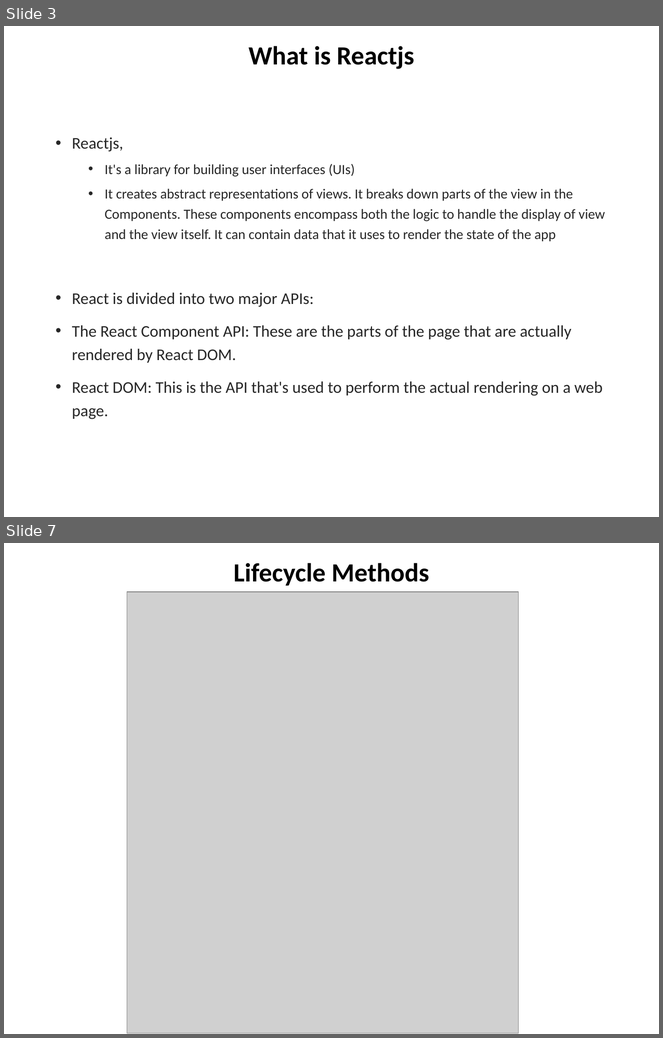
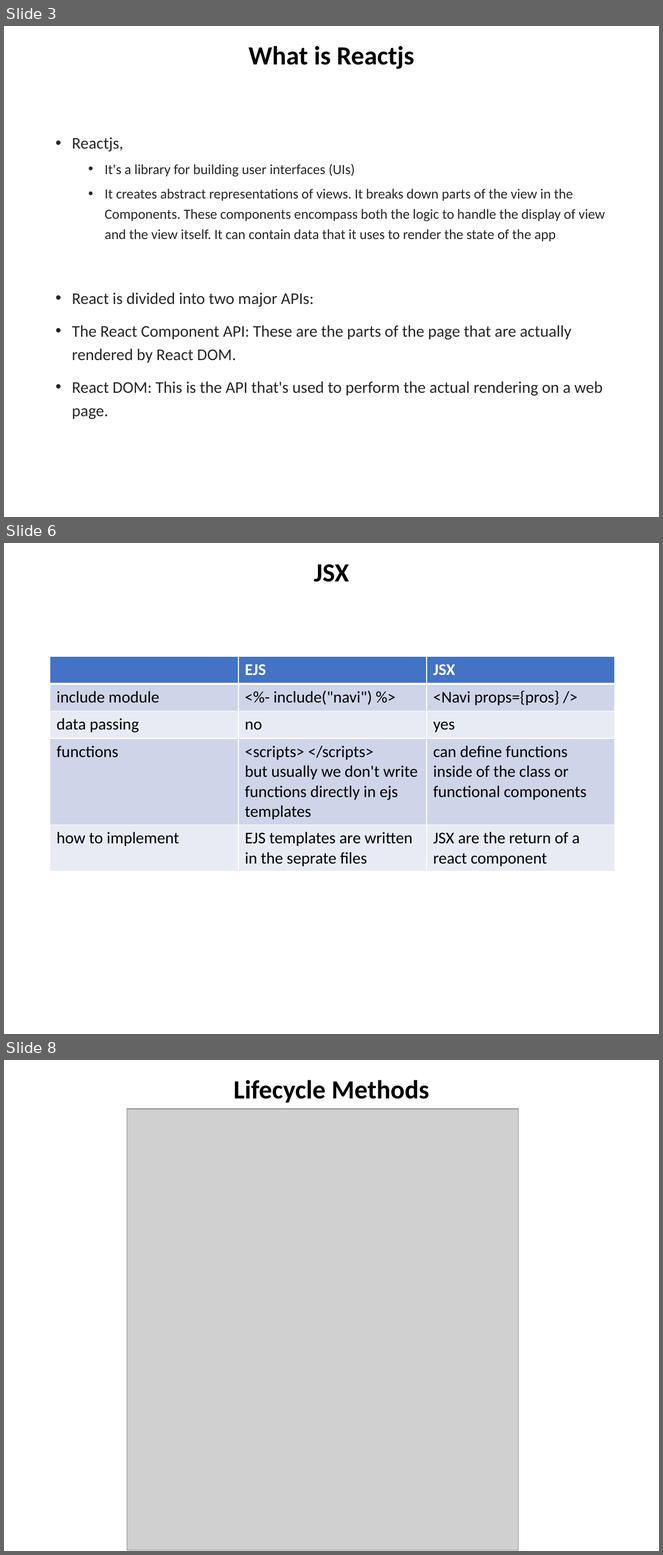
Before and after one commit to chuacw/SGUS-Slides, a slide deck: BCI - Batch2 - Day9 - Reactjs 1 Intro.pptx. Shown one above the other, each under a label of ours: slides 3 and 7 before the commit, slides 3, 6 and 8 after it; the slides between them are not shown. The pictures are 663x1038 and 663x1555 pixels, drawn with LibreOffice and Linux fonts; fonts in the diff are those of the drawing; grey boxes stand for pictures. Boxes give left, top, right and bottom in pixels: in the first picture for what was removed or moved away, otherwise in the second. Text is boxed around its words. In the diff, an @@ line names an element or a change of style, - is before the commit and + after.

```diff
--- a/BCI - Batch2 - Day9 - Reactjs 1 Intro.pptx
+++ b/BCI - Batch2 - Day9 - Reactjs 1 Intro.pptx
@@ slide 6 added at box(4, 543, 659, 1034), background #FFFFFF @@
@@ title added at box(314, 564, 349, 582), 28.8 pt, text #000000, bold @@
+JSX
@@ table added at box(50, 656, 616, 869), 5 rows, 3 columns @@
+ | EJS | JSX
+include module | <%- include("navi") %> | <Navi props={pros} />
+data passing | no | yes
+functions | <scripts> </scripts> / but usually we don't write functions directly in ejs templates | can define functions inside of the class or functional components
+how to implement | EJS templates are written in the seprate files | JSX are the return of a react component
@@ what was slide 7 is now slide 8 @@
```
Also in this commit, not shown: 3 slides changed, 2 other slides added, 2 slides removed, 2 other files.
